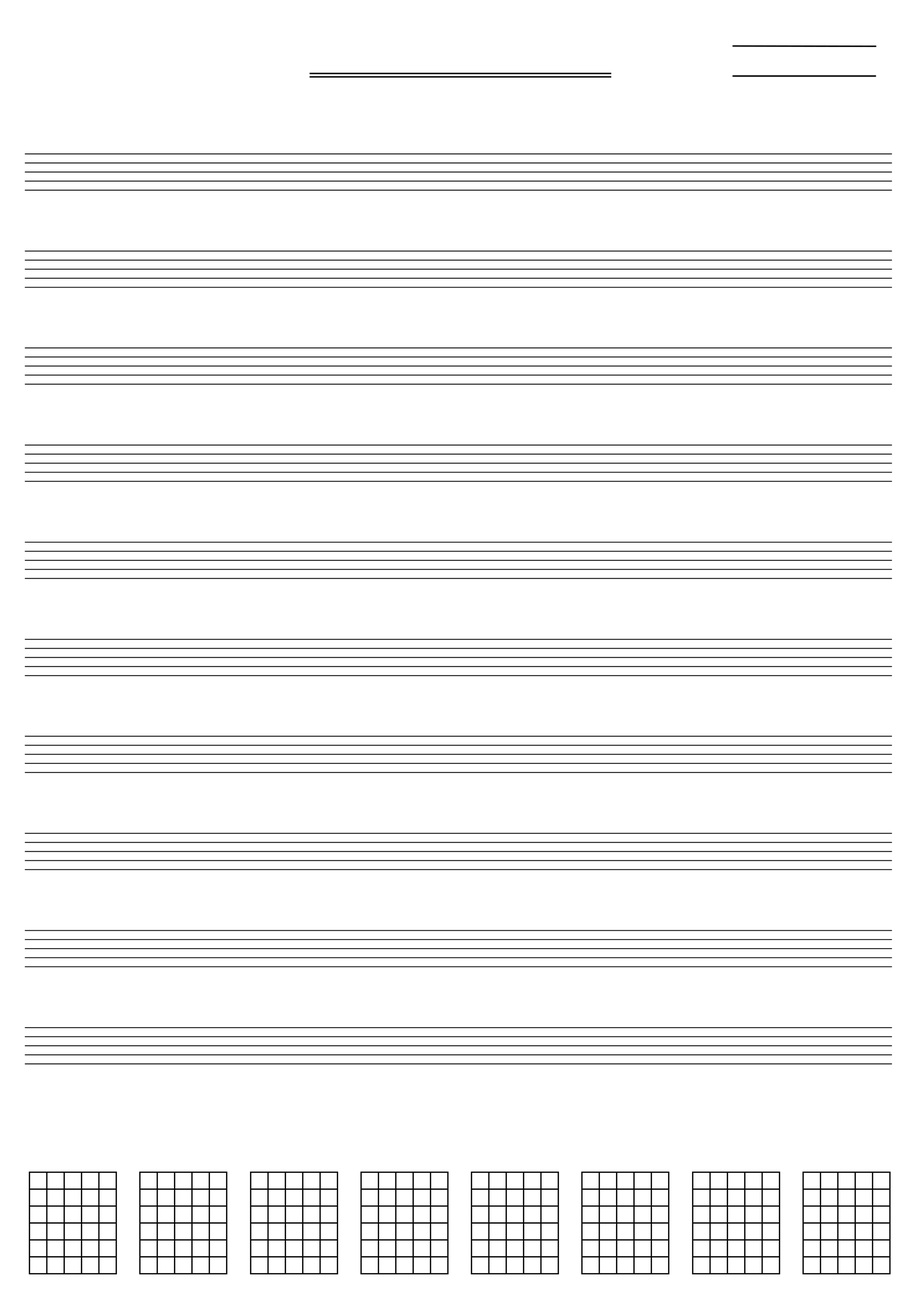
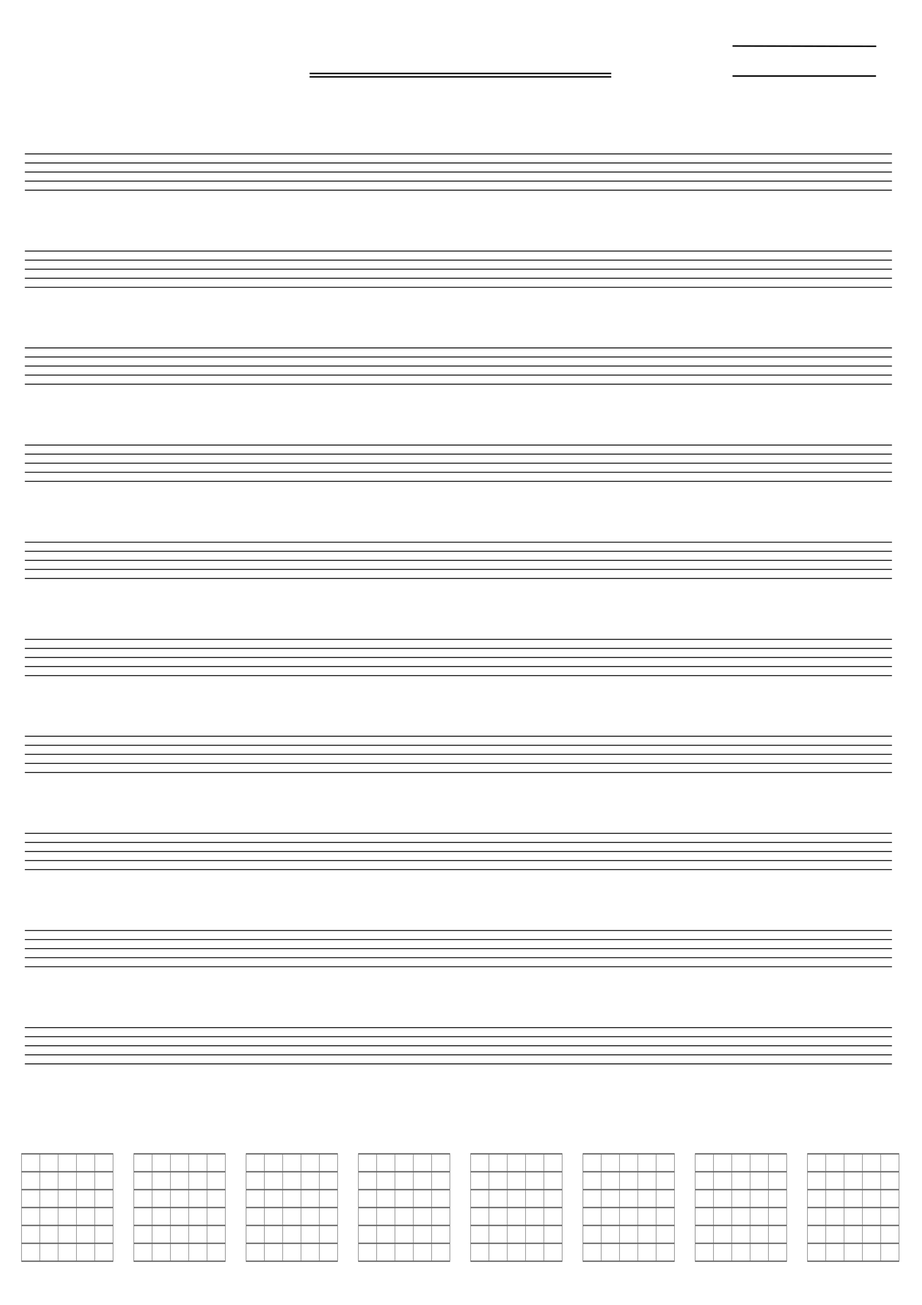
Revision of a layered 922×1305 image; what changed, layer by layer:
removed layer "Layer 2 copy 9" over box(785, 1154, 900, 1275)
removed layer "Layer 2 copy 8" over box(692, 1154, 788, 1275)
removed layer "Layer 2 copy 6" over box(581, 1154, 676, 1275)
removed layer "Layer 2 copy 5" over box(470, 1154, 563, 1275)
removed layer "Layer 2 copy 4" over box(358, 1154, 451, 1275)
removed layer "Layer 2 copy 3" over box(245, 1154, 339, 1275)
removed layer "Layer 2 copy 2" over box(133, 1154, 228, 1275)
removed layer "Layer 2 copy" over box(21, 1154, 134, 1275)
added layer "Diagram" (60%) above "orig" over box(21, 1152, 900, 1275)
